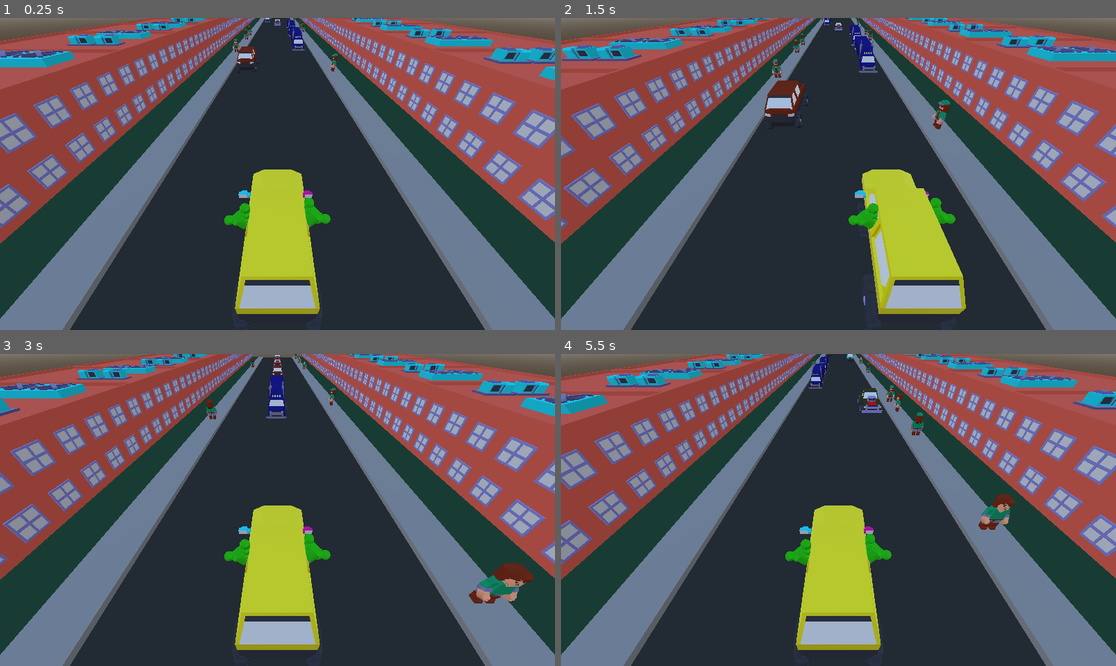
Above: before the commit, frames 1-4 (two rows, left to right).
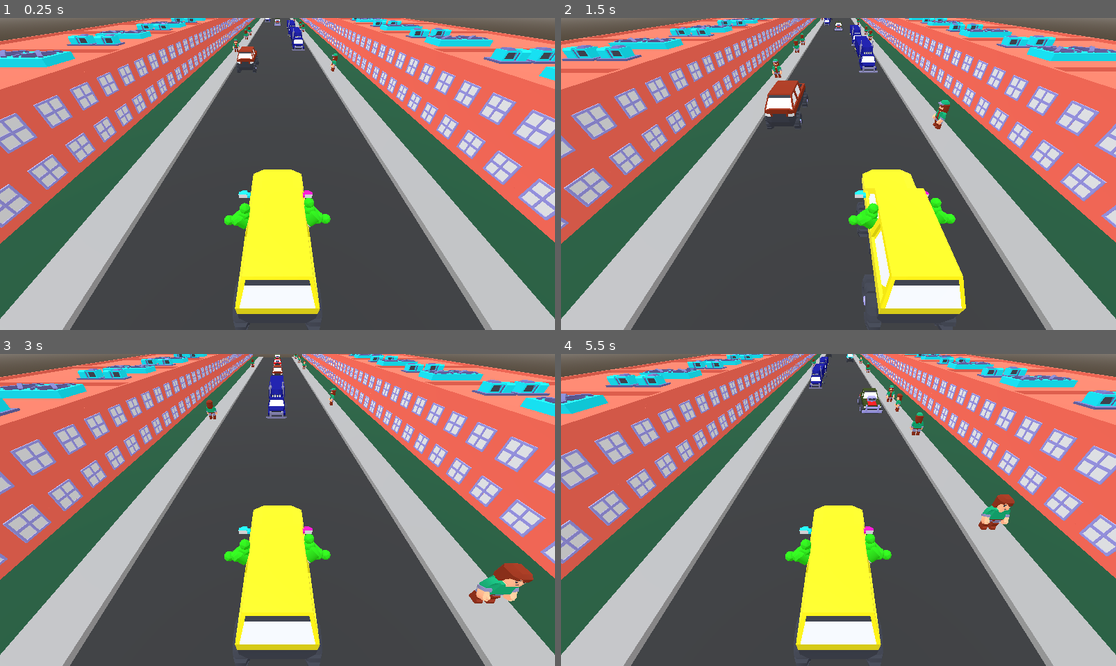
Above: after the commit, the same moments.

Repository: the-g-force/ClownTown
Game: Godot game, scene res://world.tscn
The game is run twice, just before and just after one commit, with the same random seed, the same clock (stepped at 60 frames per second) and the same inputs.
Inputs:
- Up to frame 1 (0.25 s): no input
- Up to frame 2 (1.5 s): hold D (move_right) 0.53-1.28 s; hold A (move_left) from 1.28 s (still down)
- Up to frame 3 (3 s): release A (move_left) at 2.03 s; hold D (move_right) 2.03-2.75 s; click "Play A Goon" at 2.75 s
- Up to frame 4 (5.5 s): hold D (move_right) 3.53-4.28 s; hold A (move_left) 4.28-5 s; click "Play A Goon" at 5 s

The runs differ from the first frame. In frame 1, 97% of the frame differs, in the area x 0-100%, y 0-100%; in frame 2, 97%; in frame 3, 97%; in frame 4, 97%.

Commit message:
Brighten the world's colors through the environment

Diff:
--- a/project/world.tscn
+++ b/project/world.tscn
@@ -1,20 +1,25 @@
-[gd_scene load_steps=9 format=3 uid="uid://pog1f6cctk83"]
+[gd_scene load_steps=10 format=3 uid="uid://pog1f6cctk83"]
 
 [ext_resource type="PackedScene" uid="uid://dbhexktlm6ox4" path="res://player/player.tscn" id="1_8wopq"]
 [ext_resource type="Script" path="res://people/models/player_follow_camera.gd" id="2_inu3m"]
 [ext_resource type="PackedScene" uid="uid://bqbu13mcbihai" path="res://people/person.tscn" id="3_5clvs"]
 [ext_resource type="PackedScene" uid="uid://bxivuld1w250u" path="res://city/block.tscn" id="4_fmgm5"]
 [ext_resource type="AudioStream" uid="uid://ccwowgtxr2bg1" path="res://circus.ogg" id="5_kvf5x"]
+[ext_resource type="PackedScene" uid="uid://bnbgo0m324cvo" path="res://ui/start_overlay.tscn" id="6_awyr0"]
 
-[sub_resource type="ProceduralSkyMaterial" id="ProceduralSkyMaterial_1hxkw"]
+[sub_resource type="ProceduralSkyMaterial" id="ProceduralSkyMaterial_tygjf"]
 
-[sub_resource type="Sky" id="Sky_nd37x"]
-sky_material = SubResource("ProceduralSkyMaterial_1hxkw")
+[sub_resource type="Sky" id="Sky_bgtqn"]
+sky_material = SubResource("ProceduralSkyMaterial_tygjf")
 
 [sub_resource type="Environment" id="Environment_dhw07"]
 background_mode = 2
 background_energy_multiplier = 1.5
-sky = SubResource("Sky_nd37x")
+sky = SubResource("Sky_bgtqn")
+ambient_light_source = 2
+ambient_light_color = Color(1, 1, 1, 1)
+ambient_light_sky_contribution = 0.25
+ambient_light_energy = 0.9
 
 [node name="World" type="Node3D"]
 
@@ -40,5 +45,15 @@
 [node name="Block" parent="." instance=ExtResource("4_fmgm5")]
 
 [node name="AudioStreamPlayer" type="AudioStreamPlayer" parent="."]
+process_mode = 3
 stream = ExtResource("5_kvf5x")
 autoplay = true
+
+[node name="StartOverlay" parent="." instance=ExtResource("6_awyr0")]
+
+[node name="Camera3D" type="Camera3D" parent="StartOverlay"]
+transform = Transform3D(1, 0, 0, 0, 0.576632, 0.817004, 0, -0.817004, 0.576632, 0, 6.10854, 1.15438)
+current = true
+
+[node name="DirectionalLight3D" type="DirectionalLight3D" parent="."]
+transform = Transform3D(0.982287, -0.0118539, -0.187006, 0.187381, 0.0621403, 0.98032, 0, -0.997997, 0.0632608, -1.3216, 7.15438, 0)
